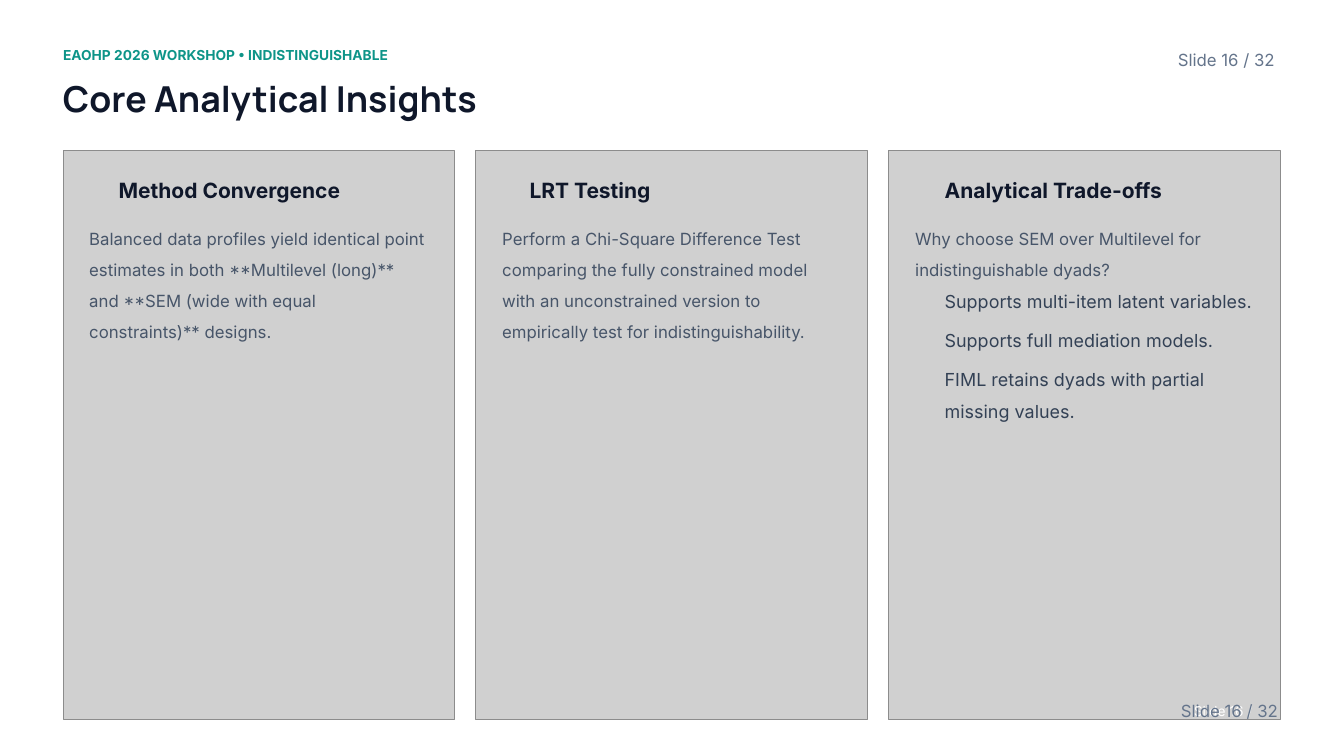
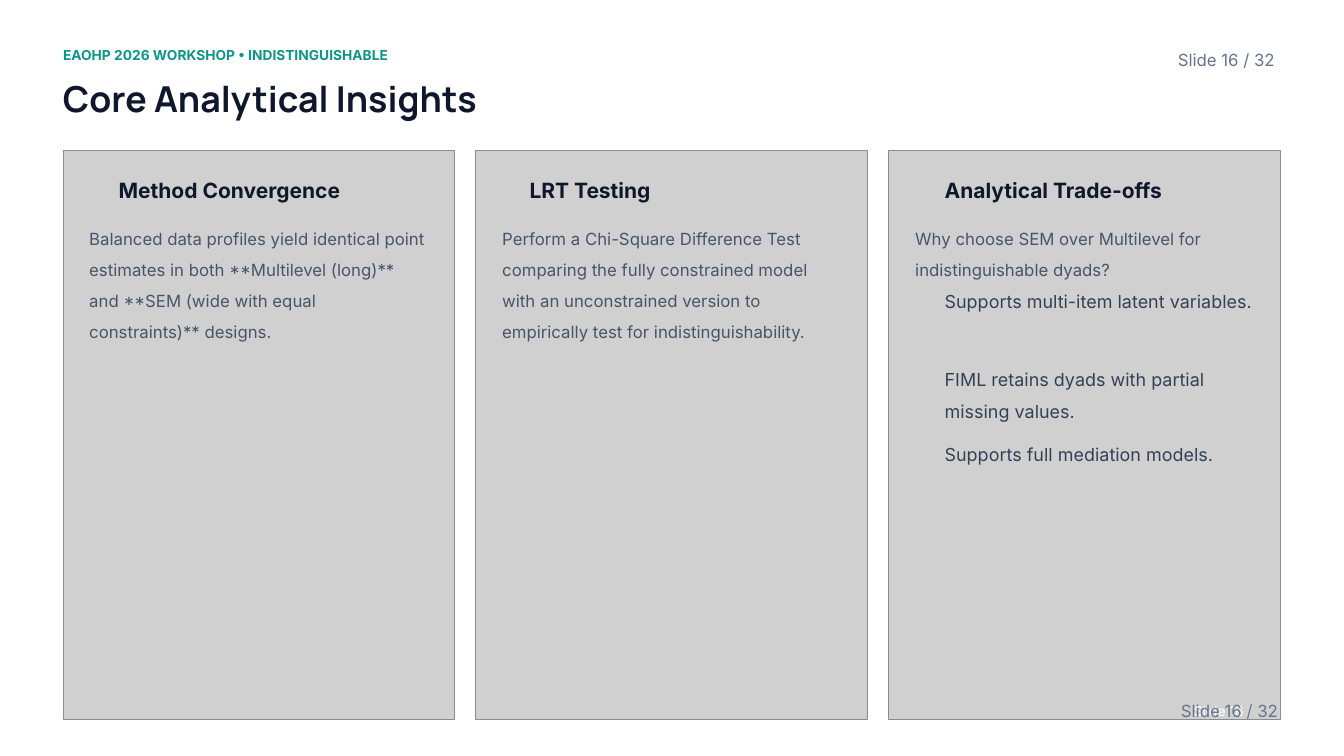
Before and after one commit to michaelides/apim, a slide deck: slide 16 of Dyadic Data Analysis in R.pptx. Drawn at 1344x756 pixels with LibreOffice and Linux fonts; fonts in the diff are those of the drawing; grey boxes stand for pictures; background and template pictures are left out. Boxes give left, top, right and bottom in pixels: in the first picture for what was removed or moved away, otherwise in the second. Text is boxed around its words. In the diff, an @@ line names an element or a change of style, - is before the commit and + after.

```diff
--- a/Dyadic Data Analysis in R.pptx
+++ b/Dyadic Data Analysis in R.pptx
@@ text "Supports full mediation models.": place and size @@
-text "Supports full mediation models." at <box>945,333,1213,351</box>
+text "Supports full mediation models." at <box>945,447,1213,465</box>
```
Also in this commit, not shown: 14 other slides changed, 20 other files.
